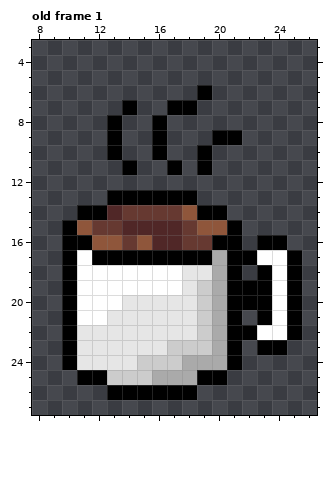
File history of a pixel-art file, Weekly Game Jam - Week 171/Assets/Sprites/UI/Pause Scene/Coffee.aseprite. Above: the version before the commit.
32x32 pixels, 1 frame. Shown: old frame 1: x 8..26, y 3..27.
Once edited:
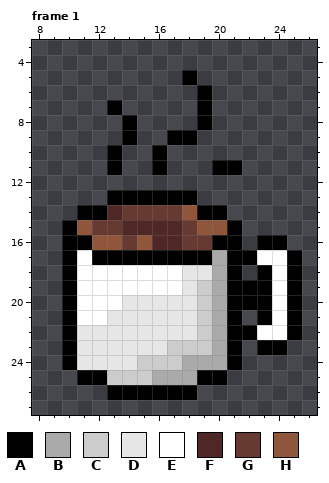
Palette (. is transparent): A #000000  B #aaaaaa  C #cccccc  D #e6e6e6  E #ffffff  F #502727  G #663931  H #8f563b
A new or re-ordered frame is compared with the old frame closest to it.
The exact change:
frames 1 -> 2
Frame 1 is new; against old frame 1:
y 5: x 18 . -> A
y 7: x 13..14 .A -> A.; x 17..19 AA. -> ..A
y 8: x 13..14 A. -> .A; x 16 A -> .; x 19 . -> A
y 9: x 13..14 A. -> .A; x 16..18 A.. -> .AA; x 20..21 AA -> ..
y 10: x 19 A -> .
y 11: x 13..14 .A -> A.; x 16..17 .A -> A.; x 19..21 A.. -> .AA
Changed places in both pictures, as pixel boxes (x1, y1, x2, y2):
changed: (107, 70, 242, 175)
